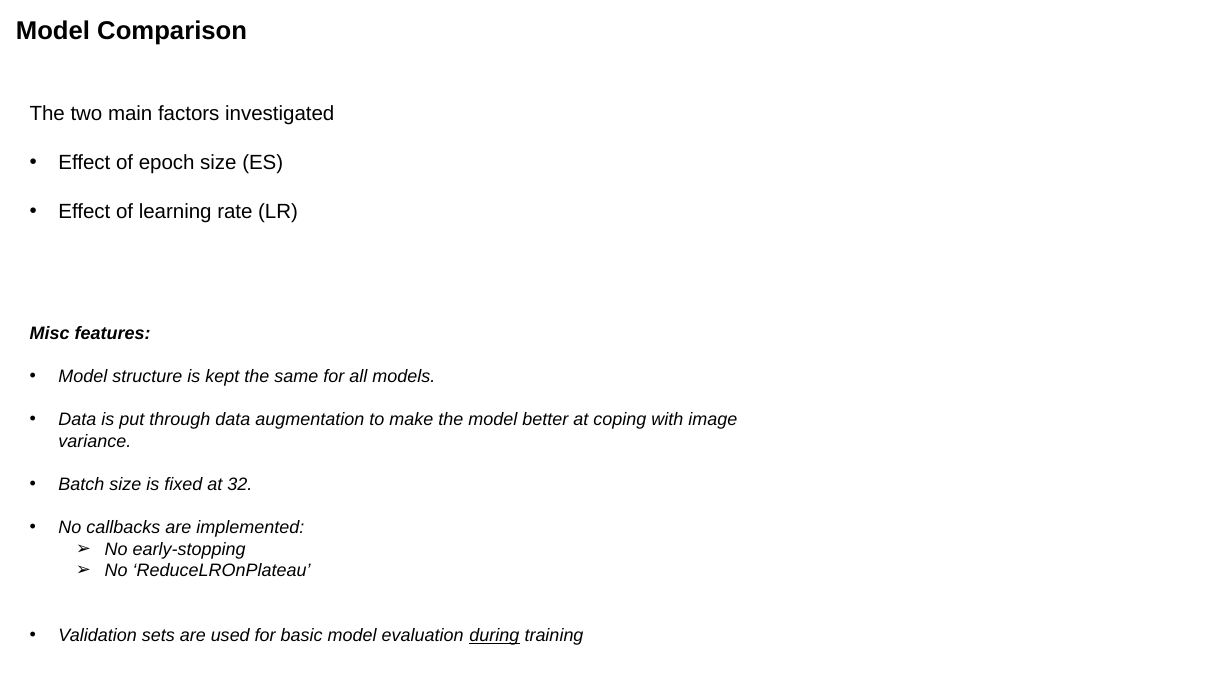
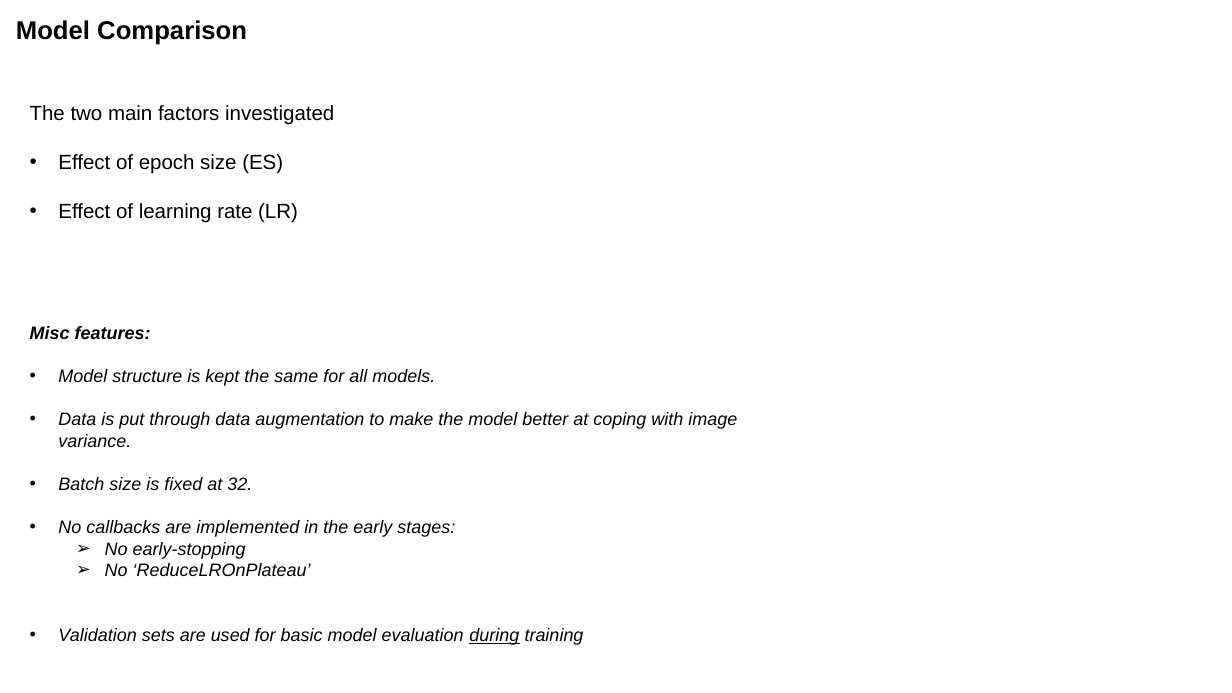
Before and after one commit to cameroncochrane/Brain-Tumor-Detection, a slide deck: slide 1 of dissemination/Brain Tumor Classification Model Comparisons.pptx. Drawn at 1232x693 pixels with LibreOffice and Linux fonts; fonts in the diff are those of the drawing. Boxes give left, top, right and bottom in pixels: in the first picture for what was removed or moved away, otherwise in the second. Text is boxed around its words. In the diff, an @@ line names an element or a change of style, - is before the commit and + after.

```diff
--- a/dissemination/Brain Tumor Classification Model Comparisons.pptx
+++ b/dissemination/Brain Tumor Classification Model Comparisons.pptx
@@ text at <box>58,520,455,537</box>: text changed @@
-• No callbacks are implemented:
+• No callbacks are implemented in the early stages:
```
Also in this commit, not shown: 2 other slides changed, 1 slide added, 7 other files.
